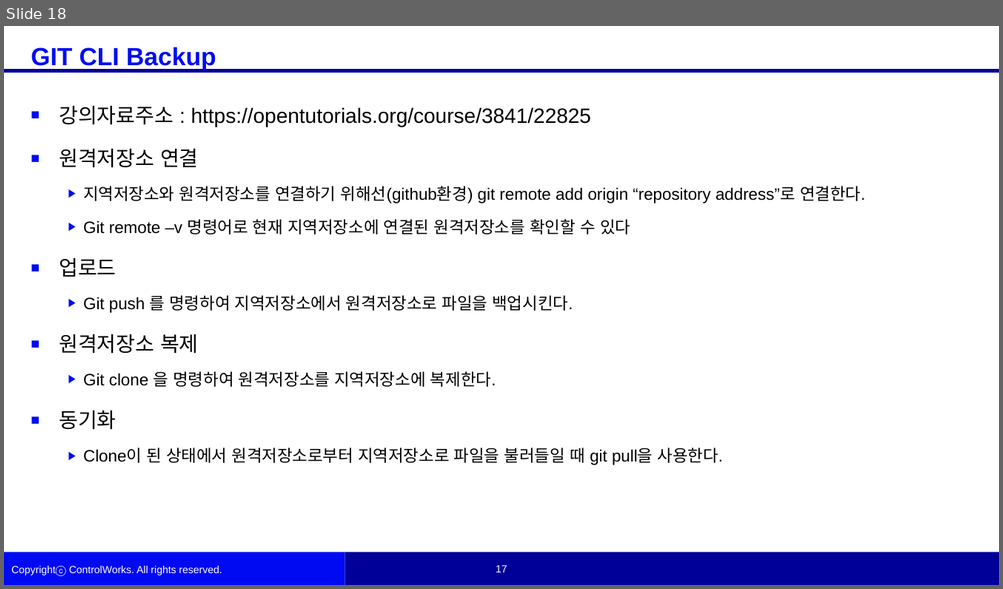
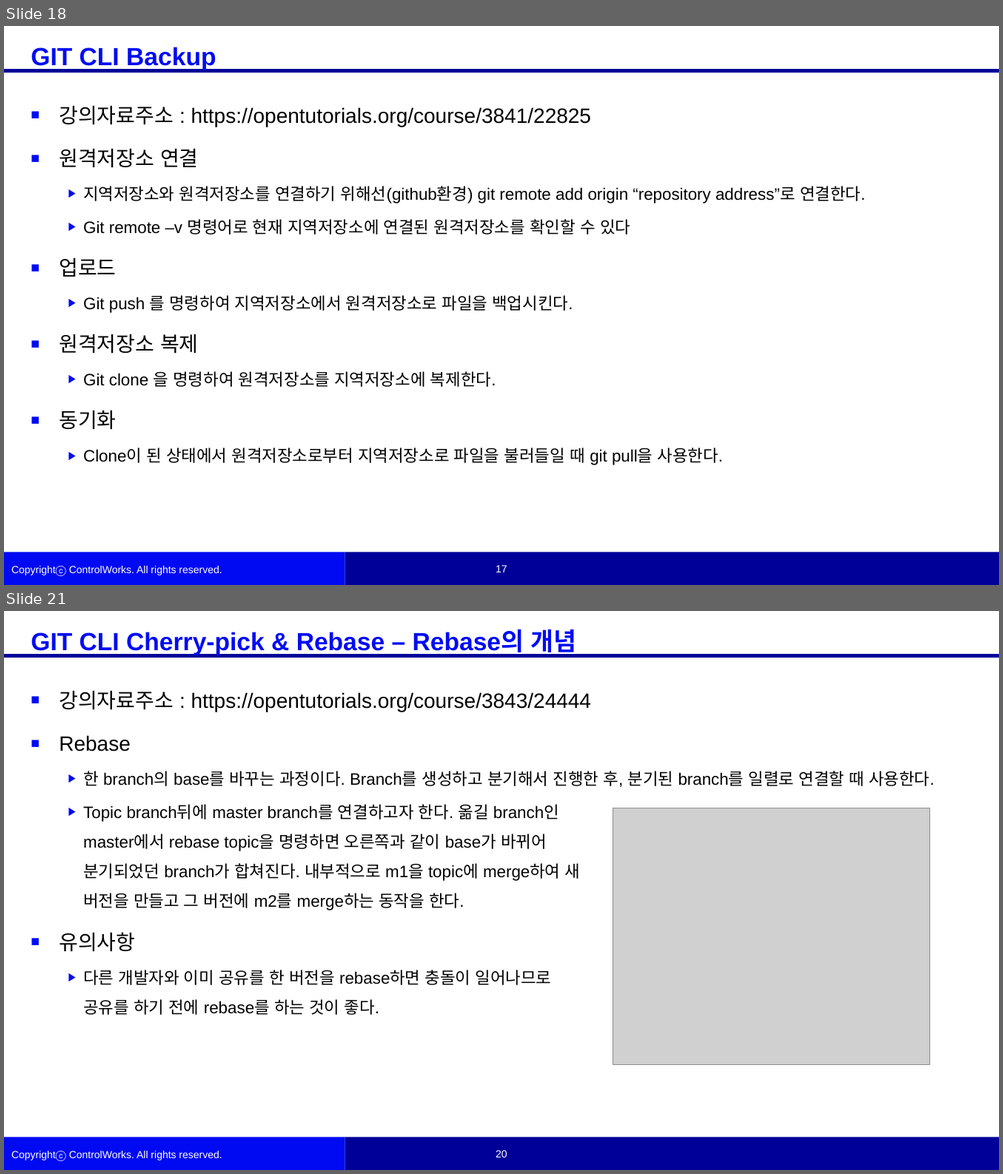
Before and after one commit to woojinKwon/kwj6355, a slide deck: 권우진 학생 자료.pptx. Shown one above the other, each under a label of ours: slide 18 before the commit, slides 18 and 21 after it; the slides between them are not shown. The pictures are 1003x589 and 1003x1174 pixels, drawn with LibreOffice and Linux fonts; fonts in the diff are those of the drawing; grey boxes stand for pictures; background and template pictures are left out. Boxes give left, top, right and bottom in pixels: in the first picture for what was removed or moved away, otherwise in the second. Text is boxed around its words. In the diff, an @@ line names an element or a change of style, - is before the commit and + after.

```diff
--- a/권우진 학생 자료.pptx
+++ b/권우진 학생 자료.pptx
@@ slide 21 added at box(4, 611, 999, 1170), background #FFFFFF; not listed: 6 template elements that a slide beside it also shows @@
@@ text added at box(31, 629, 577, 657), 24 pt, text #000CF2, bold @@
+GIT CLI Cherry-pick & Rebase – Rebase의 개념
@@ text added at box(59, 690, 934, 1015), 16 pt, text #000000 @@
+■ 강의자료주소 : https://opentutorials.org/course/3843/24444
+■ Rebase
+  ▶ 한 branch의 base를 바꾸는 과정이다. Branch를 생성하고 분기해서 진행한 후, 분기된 branch를 일렬로 연결할 때 사용한다.
+  ▶ Topic branch뒤에 master branch를 연결하고자 한다. 옮길 branch인
+    master에서 rebase topic을 명령하면 오른쪽과 같이 base가 바뀌어
+    분기되었던 branch가 합쳐진다. 내부적으로 m1을 topic에 merge하여 새
+    버전을 만들고 그 버전에 m2를 merge하는 동작을 한다.
+■ 유의사항
+  ▶ 다른 개발자와 이미 공유를 한 버전을 rebase하면 충돌이 일어나므로
+    공유를 하기 전에 rebase를 하는 것이 좋다.
@@ picture added at box(613, 809, 929, 1065) @@
```
Also in this commit, not shown: 4 slides changed, 1 other slide added, 1 other file.
